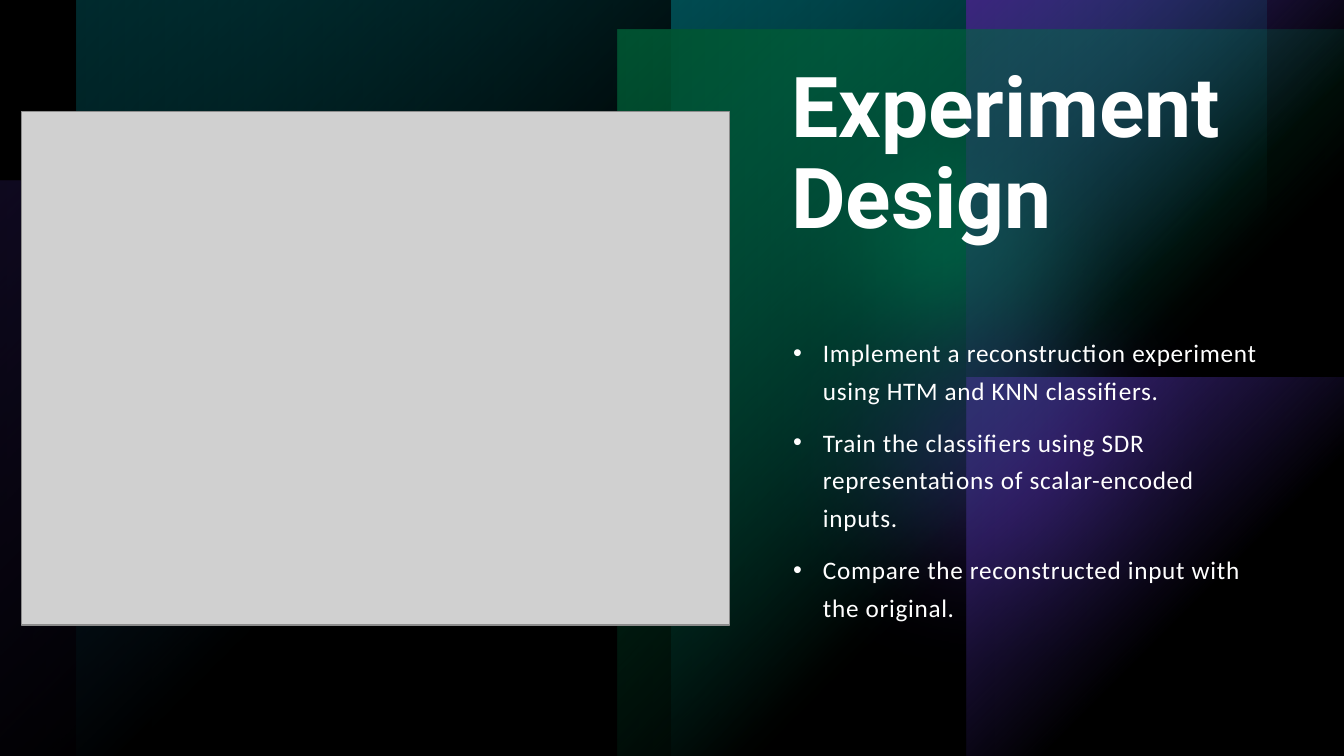
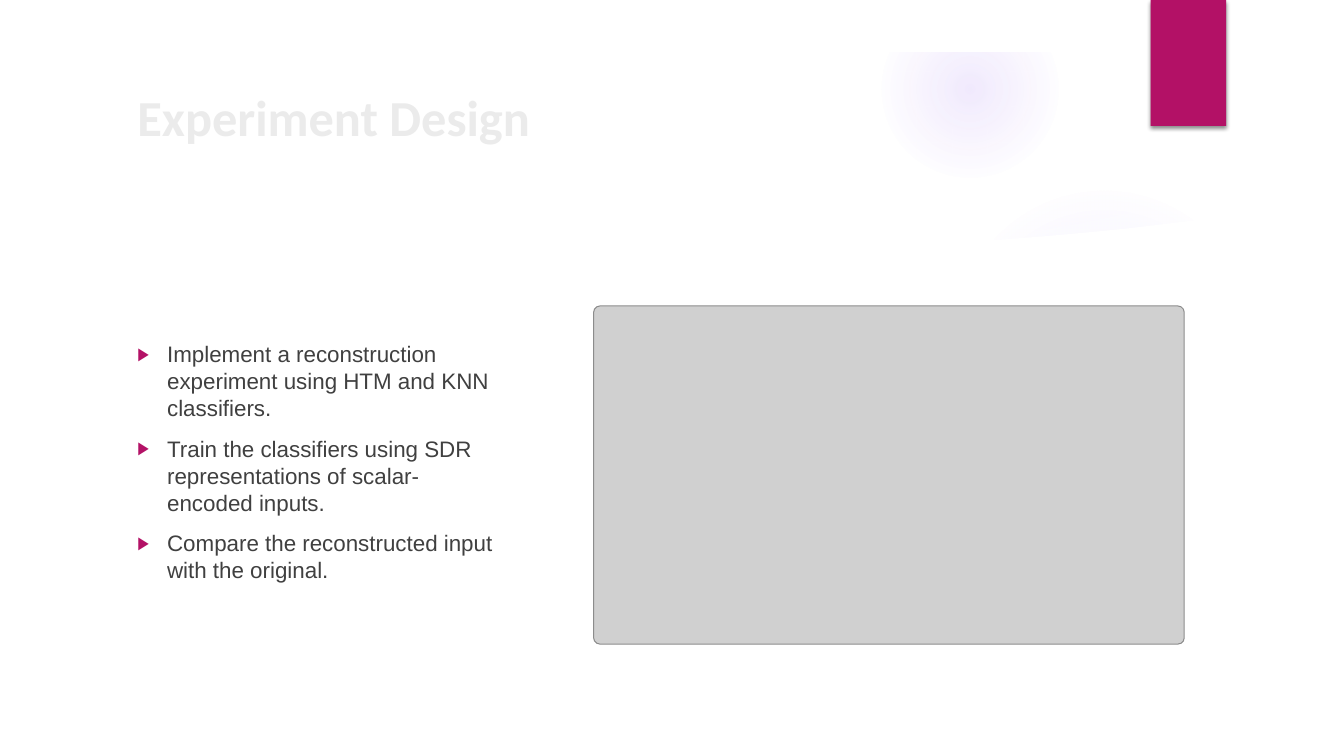
Before and after one commit to prnshubn/neocortexapi-team-untitled, a slide deck: slide 6 of source/Documentation_Team_Untitled/Team_Untitled_Presentation.pptx (slide 8 before the commit). Drawn at 1344x756 pixels with LibreOffice and Linux fonts; fonts in the diff are those of the drawing; grey boxes stand for pictures; background and template pictures are left out. Boxes give left, top, right and bottom in pixels: in the first picture for what was removed or moved away, otherwise in the second. Text is boxed around its words. In the diff, an @@ line names an element or a change of style, - is before the commit and + after.

```diff
--- a/source/Documentation_Team_Untitled/Team_Untitled_Presentation.pptx
+++ b/source/Documentation_Team_Untitled/Team_Untitled_Presentation.pptx
@@ background #000000 to picture (left out) @@
@@ rectangle removed at box(0, 0, 1344, 756) @@
@@ rectangle removed at box(0, 0, 1344, 756) @@
@@ group added at box(0, 0, 1344, 756): 5 ellipses, 3 freeform shapes @@
@@ group removed at box(0, 0, 1344, 756): 4 rectangles, 1 ellipse @@
@@ rectangle added at box(1150, 0, 1226, 126), fill #B31166 @@
@@ group removed at box(0, 0, 1344, 756): 6 rectangles, 2 ellipses @@
@@ title "Experiment Design": place and size @@
-title "Experiment Design" at box(791, 75, 1220, 246)
+title "Experiment Design" at box(127, 107, 1093, 185)
@@ title "Experiment Design" at box(127, 107, 1093, 185): size 60 to 36 pt, font Roboto to Calibri, text colour #FFFFFF to #EBEBEB; line spacing 0.9 to 1; vertical alignment top to middle @@
@@ text "Implement a reconstruction experiment using ...": place and size @@
-text "Implement a reconstruction experiment using ..." at box(823, 342, 1256, 622)
+text "Implement a reconstruction experiment using ..." at box(167, 345, 492, 583)
@@ text "Implement a reconstruction experiment using ..." at box(167, 345, 492, 583): size 18 to 16 pt, font Calibri to Arial, text colour #FFFFFF to #404040, letter spacing 0.5 to 0 pt; bullet • to ▶; line spacing 1.25 to 1; vertical alignment top to middle @@
@@ picture: place and size @@
-picture at box(21, 112, 729, 625)
+picture at box(594, 307, 1185, 644)
```
Also in this commit, not shown: 27 other slides changed, 1 slide added, 1 slide removed.
